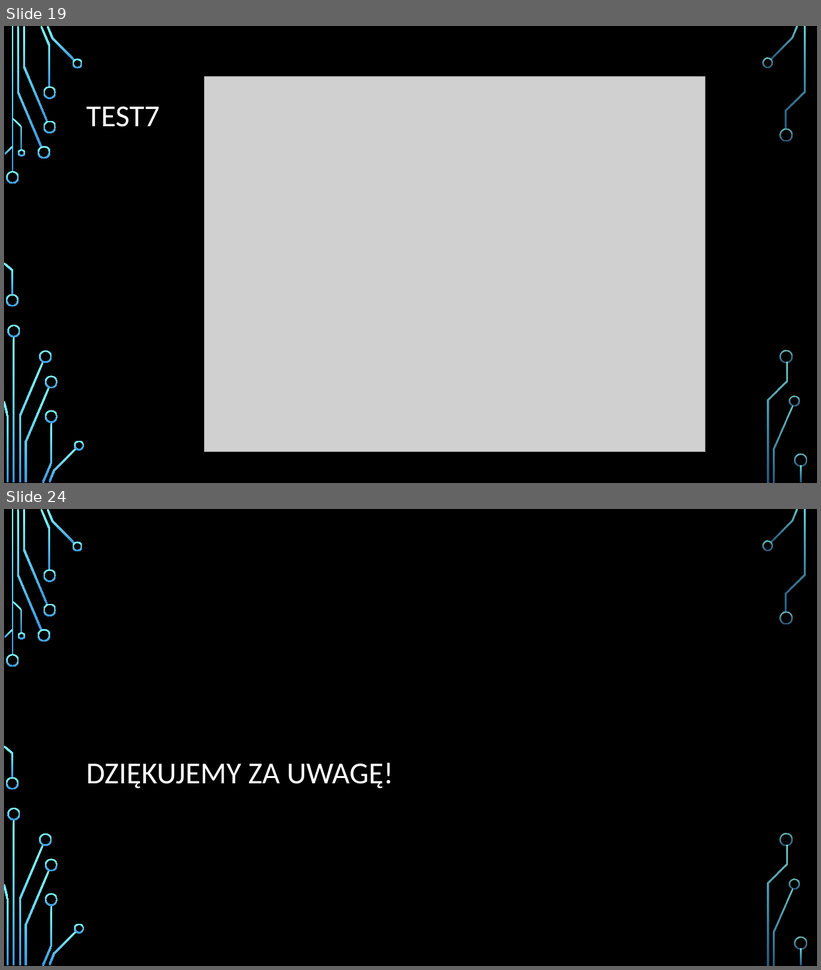
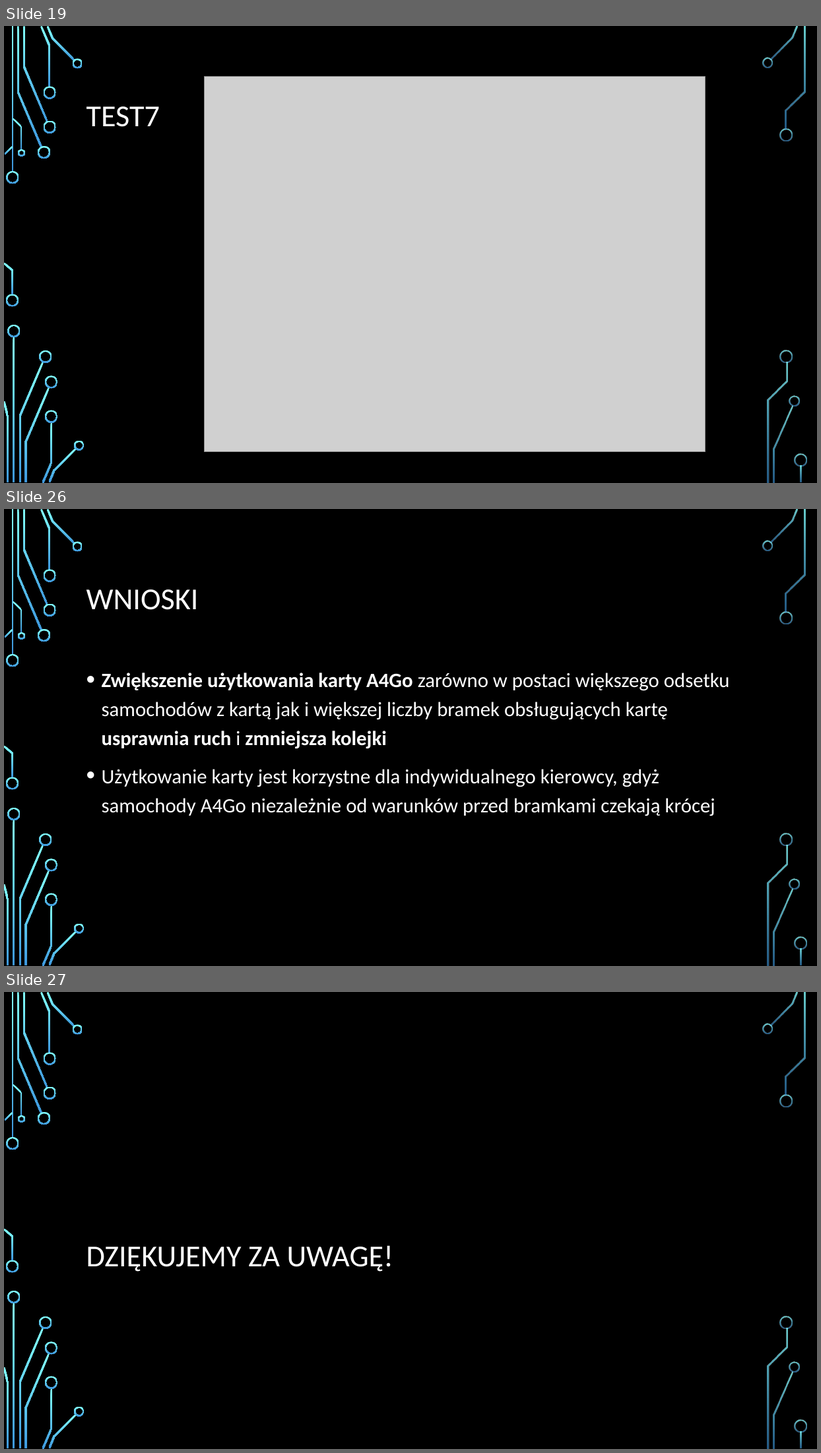
Before and after one commit to zurus93/ExpresswaySimulation, a slide deck: ExpresswaySimulation/doc/Prezentacja_finalna.pptx. Shown one above the other, each under a label of ours: slides 19 and 24 before the commit, slides 19, 26 and 27 after it; the slides between them are not shown. The pictures are 821x970 and 821x1453 pixels, drawn with LibreOffice and Linux fonts; fonts in the diff are those of the drawing; grey boxes stand for pictures; background and template pictures are left out. Boxes give left, top, right and bottom in pixels: in the first picture for what was removed or moved away, otherwise in the second. Text is boxed around its words. In the diff, an @@ line names an element or a change of style, - is before the commit and + after.

```diff
--- a/ExpresswaySimulation/doc/Prezentacja_finalna.pptx
+++ b/ExpresswaySimulation/doc/Prezentacja_finalna.pptx
@@ slide 26 added at <box>4,509,817,966</box>, background picture (left out); not listed: 36 template elements that a slide beside it also shows @@
@@ title added at <box>86,590,199,610</box>, 36 pt, text #FFFFFF @@
+WNIOSKI
@@ text added at <box>102,673,730,817</box>, 24 pt, text #FFFFFF @@
+• Zwiększenie użytkowania karty A4Go zarówno w postaci większego odsetku samochodów z kartą jak i większej liczby bramek obsługujących kartę usprawnia ruch i zmniejsza kolejki
+• Użytkowanie karty jest korzystne dla indywidualnego kierowcy, gdyż samochody A4Go niezależnie od warunków przed bramkami czekają krócej
@@ what was slide 24 is now slide 27 @@
```
Also in this commit, not shown: 4 slides changed, 3 other slides added, 1 slide removed, 5 other files.
